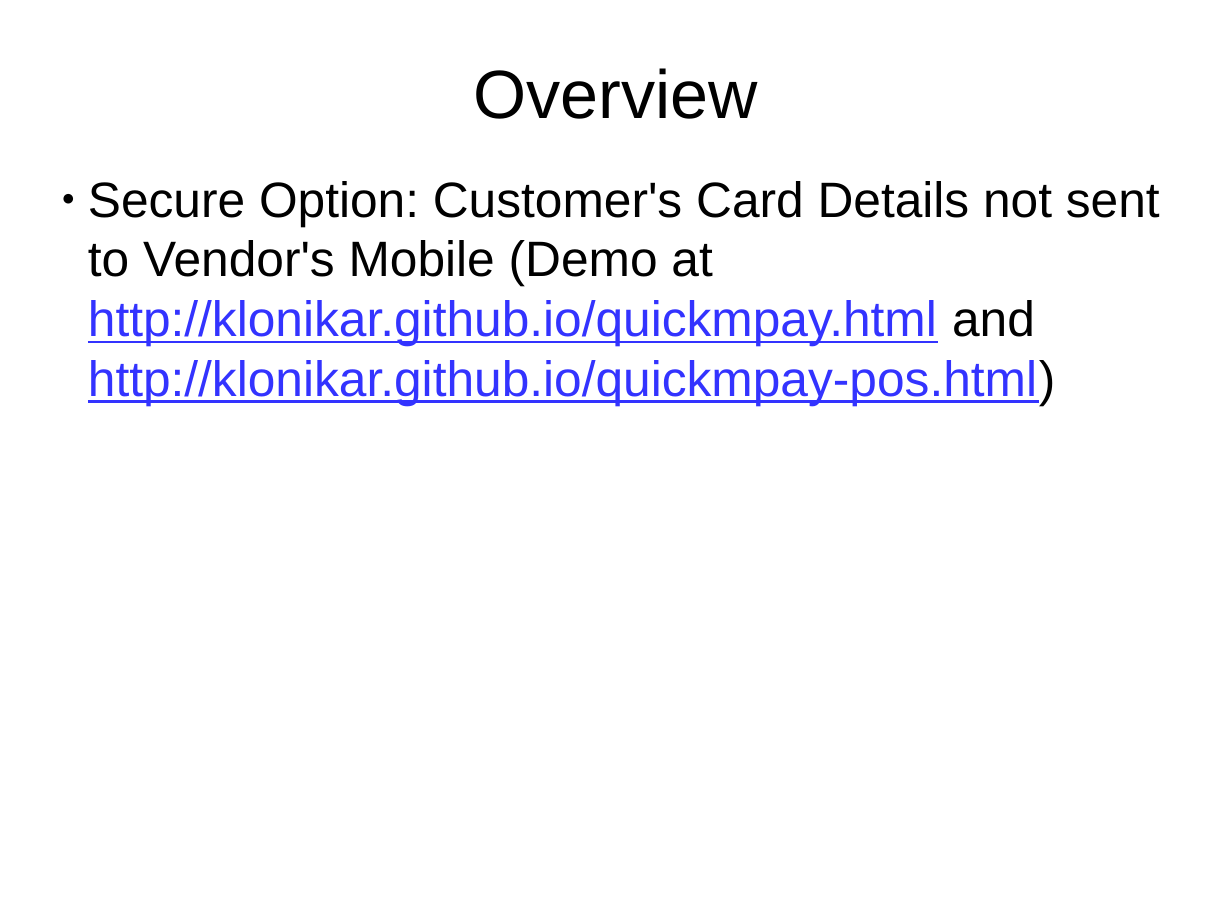
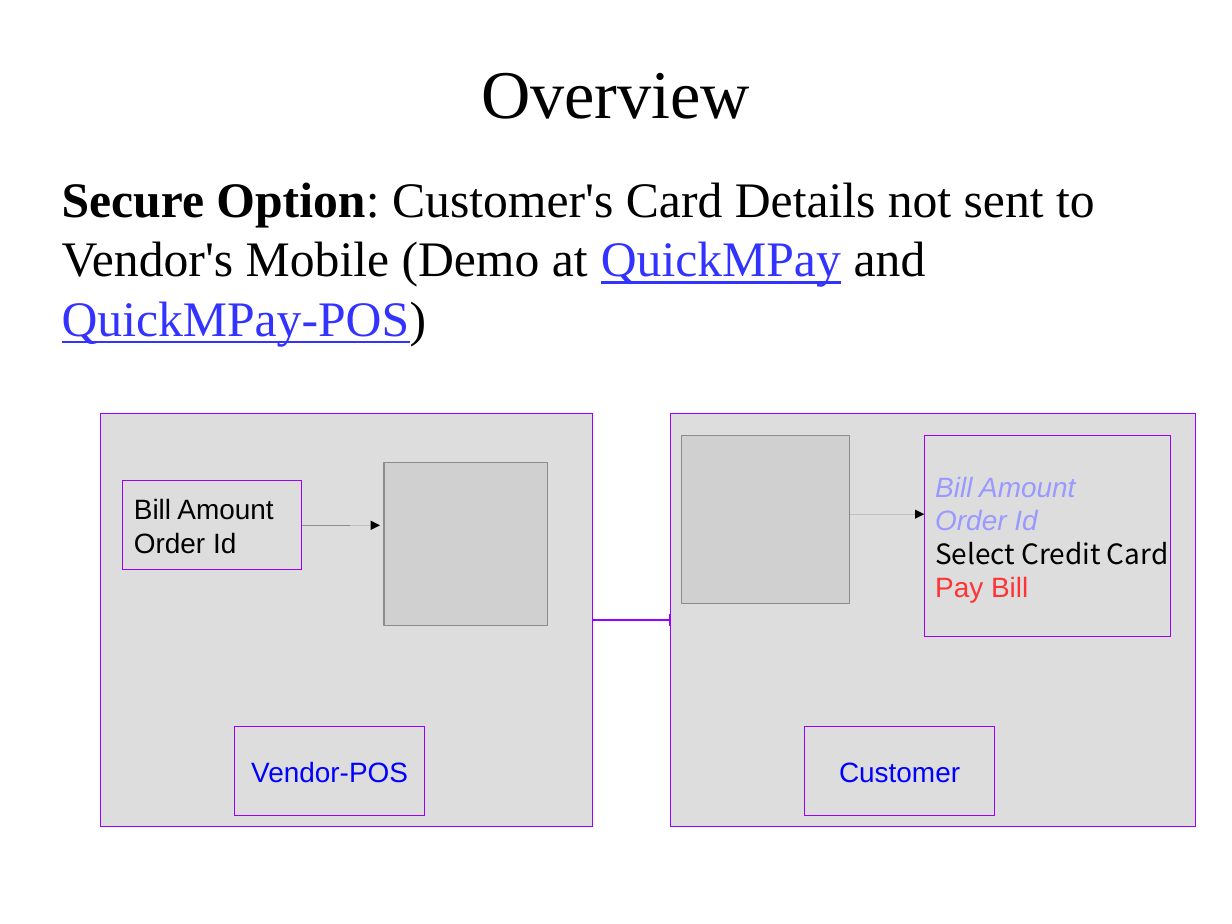
Before and after one commit to klonikar/klonikar.github.io, a slide deck: slide 3 of QuickMPay.pptx. Drawn at 1232x924 pixels with LibreOffice and Linux fonts; fonts in the diff are those of the drawing; grey boxes stand for pictures. Boxes give left, top, right and bottom in pixels: in the first picture for what was removed or moved away, otherwise in the second. Text is boxed around its words. In the diff, an @@ line names an element or a change of style, - is before the commit and + after.

Commit message:
Adding overview slides

```diff
--- a/QuickMPay.pptx
+++ b/QuickMPay.pptx
@@ text "Overview" at [481, 72, 750, 119]: font Arial to Times New Roman @@
@@ text at [62, 182, 1095, 346]: text changed; font Arial to Times New Roman; text colour #3333FF to #000000 @@
-● Secure Option: Customer's Card Details not sent to Vendor's Mobile (Demo at http://klonikar.github.io/quickmpay.html and http://klonikar.github.io/quickmpay-pos.html)
+Secure Option: Customer's Card Details not sent to Vendor's Mobile (Demo at QuickMPay and QuickMPay-POS)
@@ rectangle added at [101, 414, 593, 827], fill #DDDDDD, outline #9900FF 0.75 pt @@
@@ rectangle added at [671, 414, 1196, 827], fill #DDDDDD, outline #9900FF 0.75 pt @@
@@ picture added at [682, 436, 850, 604] @@
@@ rectangle added at [925, 436, 1171, 637], fill #DDDDDD, outline #9900FF 0.75 pt, 18 pt, text #9999FF @@
+Bill Amount
+Order Id
+Select Credit Card
+Pay Bill
@@ picture added at [385, 463, 548, 626] @@
@@ rectangle added at [123, 481, 302, 570], fill #DDDDDD, outline #9900FF 0.75 pt, 18 pt, text #000000 @@
+Bill Amount
+Order Id
@@ arrow added from (302, 525) to (380, 525), #000000 0.75 pt @@
@@ arrow added from (850, 514) to (925, 514), #000000 0.75 pt @@
@@ right arrow added at [593, 615, 671, 626], fill #DDDDDD, outline #9900FF 0.75 pt @@
@@ rectangle added at [235, 727, 425, 816], fill #DDDDDD, outline #9900FF 0.75 pt, 18 pt, text #0000FF @@
+Vendor-POS
@@ rectangle added at [805, 727, 995, 816], fill #DDDDDD, outline #9900FF 0.75 pt, 18 pt, text #0000FF @@
+Customer
```
Also in this commit, not shown: 7 other slides changed.
